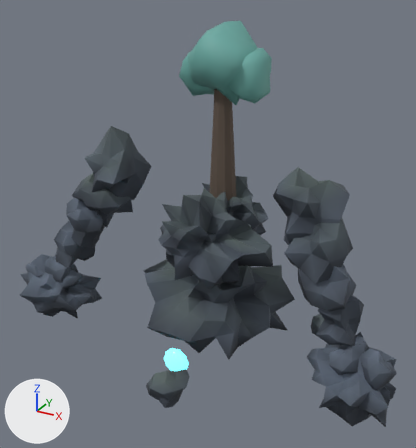
Two versions of the glTF model game/tools/blender/golem_guardian/golem_guardian.glb, one commit apart.
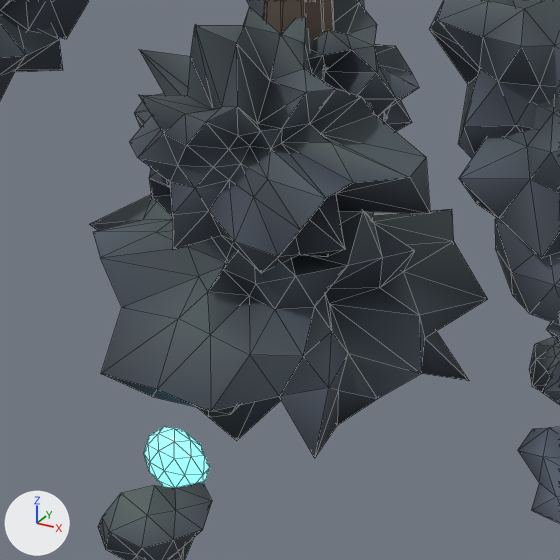
Each version is shown whole from a 50 mm lens placed at (3.48, -6.32, 5.04), pointed at (0.11, -0.19, 1.97), then close up on the part from 26% to 78% of the width and 41% to 89% of the height. Arrows for +X, +Y and +Z are at lower left; the lights stay in place. The last two pictures show the newer version. The close-ups show mesh edges as thin lines. Where no turn or scale is listed for an object, it has been applied to the vertices. Vertices at exactly the same position are counted once.

Names of what the first close-up shows: 'arm_L', 'arm_R', 'fist_R', 'glow_chest', 'stone_1', 'stone_3', 'torso', 'tree'.
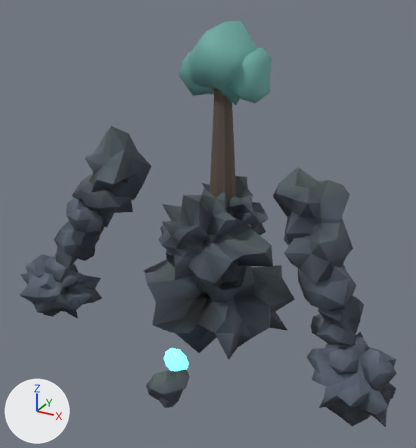
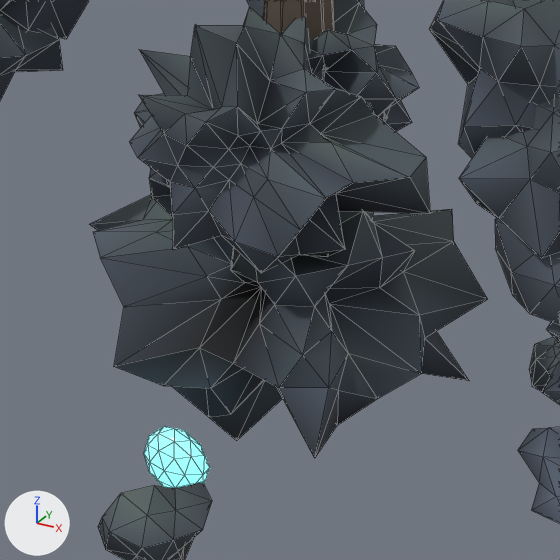
Boxes (x1, y1, x2, y2) around the edits, measured in the close-ups (560 x 560 px; the box of a moved part takes in the faces that stretch with it):
part 1 of me_torso_b0, moved or reshaped
    both: (101, 236, 332, 458)
part 2 of me_torso_b0, recoloured
    before: (101, 251, 279, 413)
    after: (114, 254, 310, 449)
part 3 of me_torso_b0, recoloured
    before: (102, 270, 275, 411)
    after: (116, 270, 275, 366)

Patch to the scene script:
```diff
--- a/game/tools/blender/golem_guardian/golem_guardian.glb.py
+++ b/game/tools/blender/golem_guardian/golem_guardian.glb.py
@@ me_torso_b0 @@
 # used by ob_torso; location = (0.0, 0.12, 0.55)
-me_torso_b0.from_pydata(...)  # 486 vertices, 960 faces; spans x -1.25..1.14, y -0.91..1.14, z -0.78..1.91
+me_torso_b0.from_pydata(...)  # 486 vertices, 960 faces; spans x -1.25..1.14, y -0.83..1.14, z -0.78..1.91
+# me_torso_b0 part 1: 19 of 486 vertices moved; they spanned x -0.56..0.52, y -0.91..-0.25, z -0.22..0.55 and now span x -0.55..0.51, y -0.83..-0.06, z -0.18..0.5; mean shift (0.0, 0.16, 0.0); largest move (0.0, -0.64, 0.2) -> (0.0, -0.09, 0.2)
+# me_torso_b0 part 2: 16 faces centred in x -0.49..0.41, y -0.86..-0.41, z -0.37..0.64 are repainted in the vertex colours; the middle colour goes from greyish blue #383f4a to dark grey #272c34
+# me_torso_b0 part 3: 9 faces centred in x -0.31..0.22, y -0.82..-0.48, z 0.03..0.41 are repainted in the vertex colours; the middle colour goes from greyish blue #485258 to black #171a1e
 me_torso_b0.materials.append(mat_guardian_stone)
```
